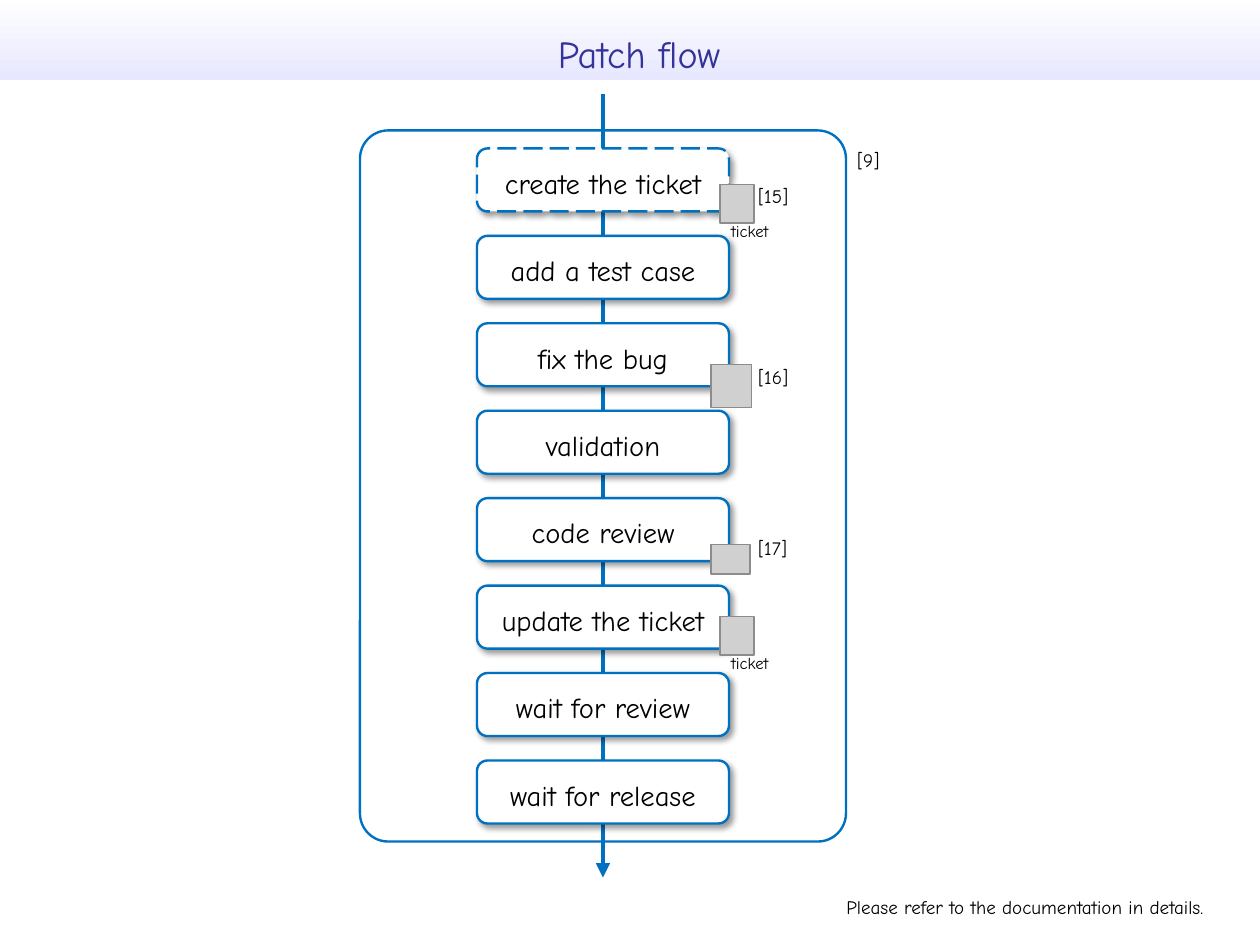
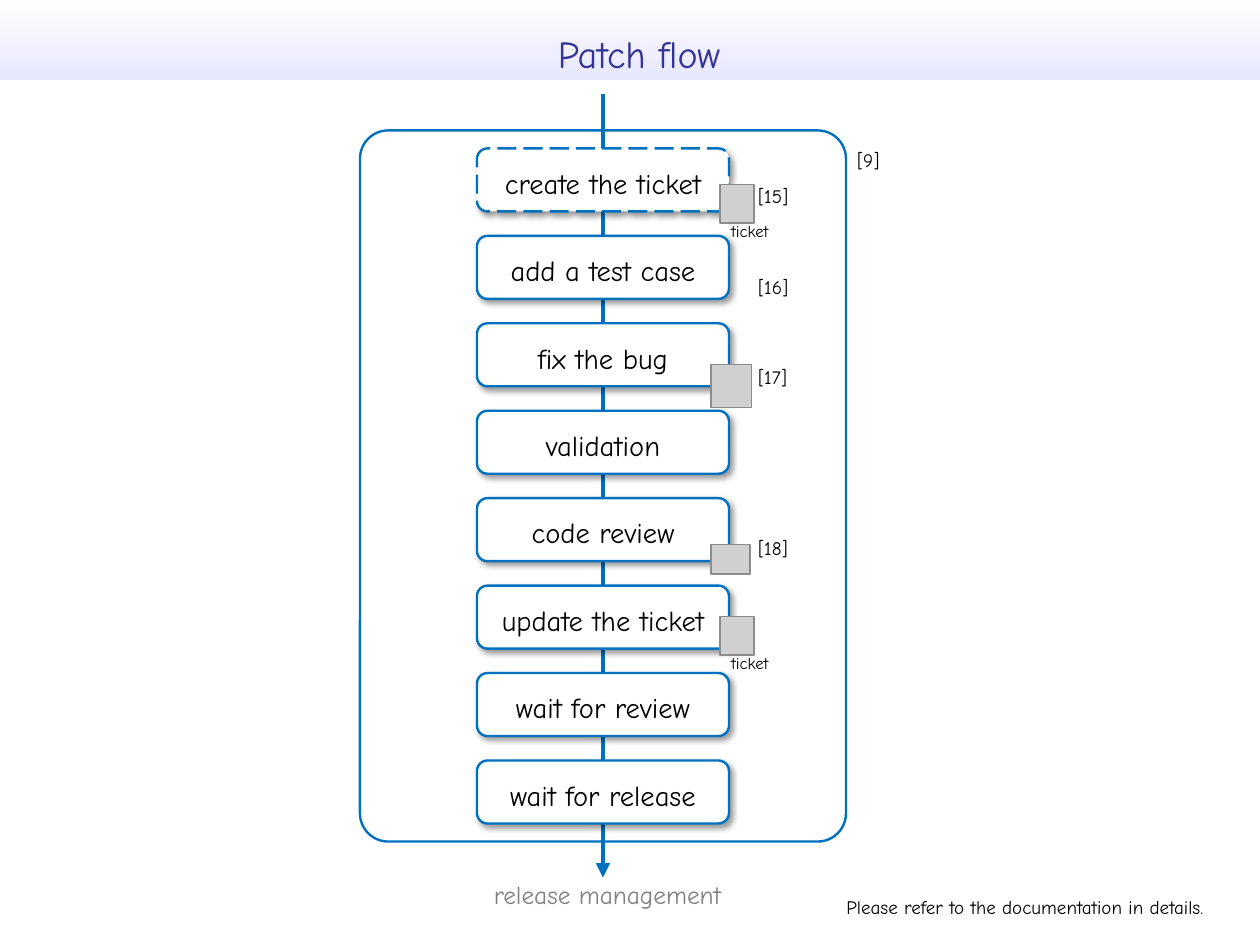
Before and after one commit to takenobu-hs/ghc-development-flow, a slide deck: slide 11 of src/ghc_development_flow.pptx. Drawn at 1260x945 pixels with LibreOffice and Linux fonts; fonts in the diff are those of the drawing; grey boxes stand for pictures. Boxes give left, top, right and bottom in pixels: in the first picture for what was removed or moved away, otherwise in the second. Text is boxed around its words. In the diff, an @@ line names an element or a change of style, - is before the commit and + after.

```diff
--- a/src/ghc_development_flow.pptx
+++ b/src/ghc_development_flow.pptx
@@ text "[16]": place and size @@
-text "[16]" at bbox=[758, 369, 788, 387]
+text "[16]" at bbox=[758, 279, 788, 297]
@@ text added at bbox=[758, 369, 787, 387], 12 pt, text #000000 @@
+[17]
@@ text at bbox=[758, 540, 787, 558]: text changed @@
-[17]
+[18]
@@ text added at bbox=[494, 887, 721, 909], 16 pt, text #808080 @@
+release management
```
Also in this commit, not shown: 8 other slides changed, 6 slides added, 1 other file.
